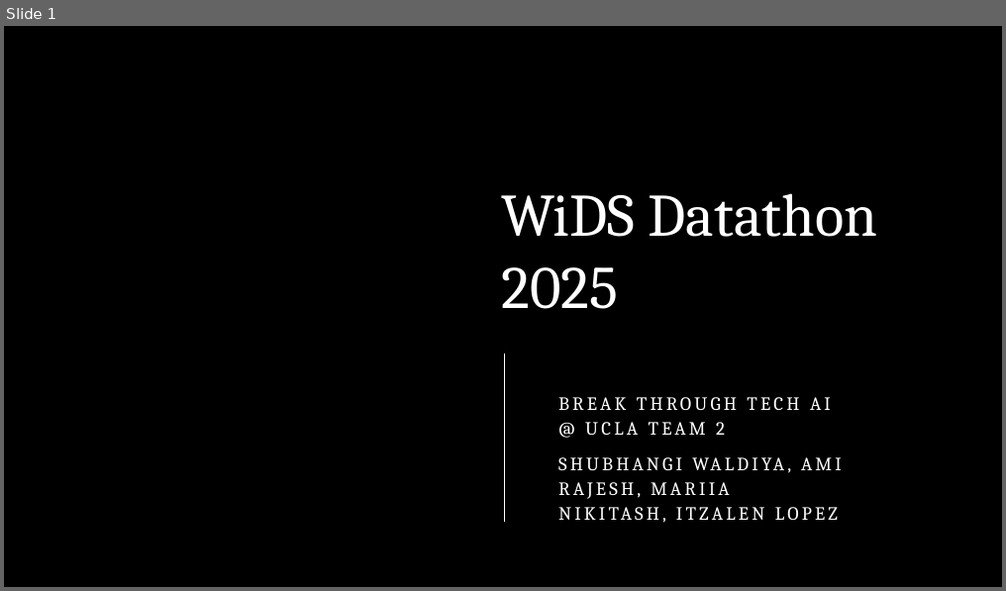
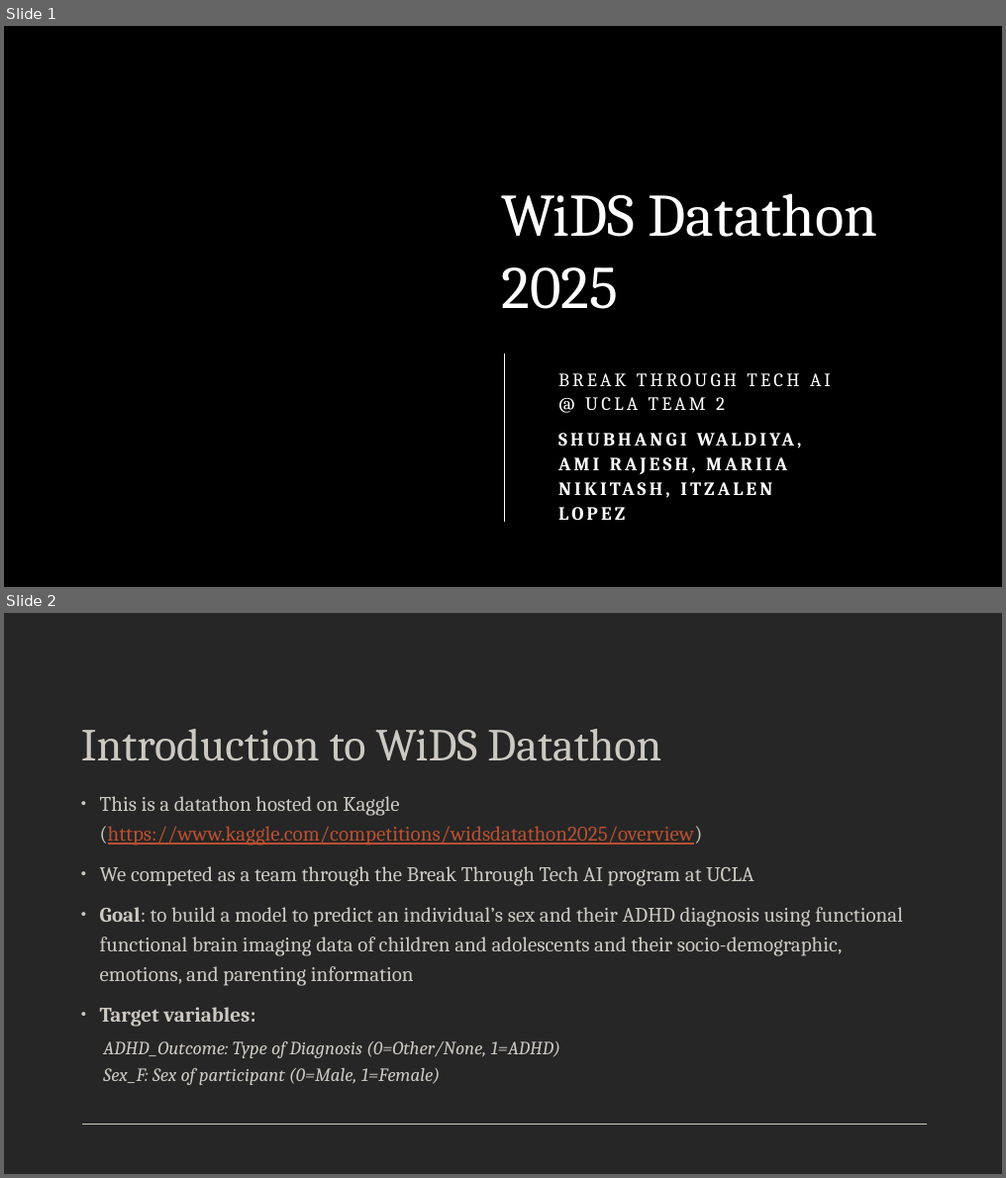
Before and after one commit to WiDS-Datathon-2025-UCLA-Team-2/UCLA_WiDS_Team-2, a slide deck: Final_Results/draft3.pptx. Shown one above the other, each under a label of ours: slide 1 before the commit, slides 1 and 2 after it. The pictures are 1006x591 and 1006x1178 pixels, drawn with LibreOffice and Linux fonts; fonts in the diff are those of the drawing; background and template pictures are left out. Boxes give left, top, right and bottom in pixels: in the first picture for what was removed or moved away, otherwise in the second. Text is boxed around its words. In the diff, an @@ line names an element or a change of style, - is before the commit and + after.

Commit message:
pptx edits

```diff
--- a/Final_Results/draft3.pptx
+++ b/Final_Results/draft3.pptx
@@ slide 2 added at bbox=[4, 613, 1002, 1174], background #262626 @@
@@ title added at bbox=[81, 729, 661, 761], 44 pt, text #CCC9C2 @@
+Introduction to WiDS Datathon
@@ text added at bbox=[100, 796, 903, 1085], 20 pt, text #CCC9C2 @@
+• This is a datathon hosted on Kaggle (https://www.kaggle.com/competitions/widsdatathon2025/overview)
+• We competed as a team through the Break Through Tech AI program at UCLA
+• Goal: to build a model to predict an individual’s sex and their ADHD diagnosis using functional functional brain imaging data of children and adolescents and their socio-demographic, emotions, and parenting information
+• Target variables:
+  ADHD_Outcome: Type of Diagnosis (0=Other/None, 1=ADHD)
+  Sex_F: Sex of participant (0=Male, 1=Female)
@@ line added from (82, 1125) to (927, 1125), #CCC9C2 0.85 pt @@
@@ slide 1 changed as well @@
@@ subtitle at bbox=[558, 458, 787, 521]: bold on in "SHUBHANGI WALDIYA, AMI RAJESH, MARIIA NIKITASH, ITZALEN ..." @@
```
Also in this commit, not shown: 1 other slide added, 1 slide removed.
